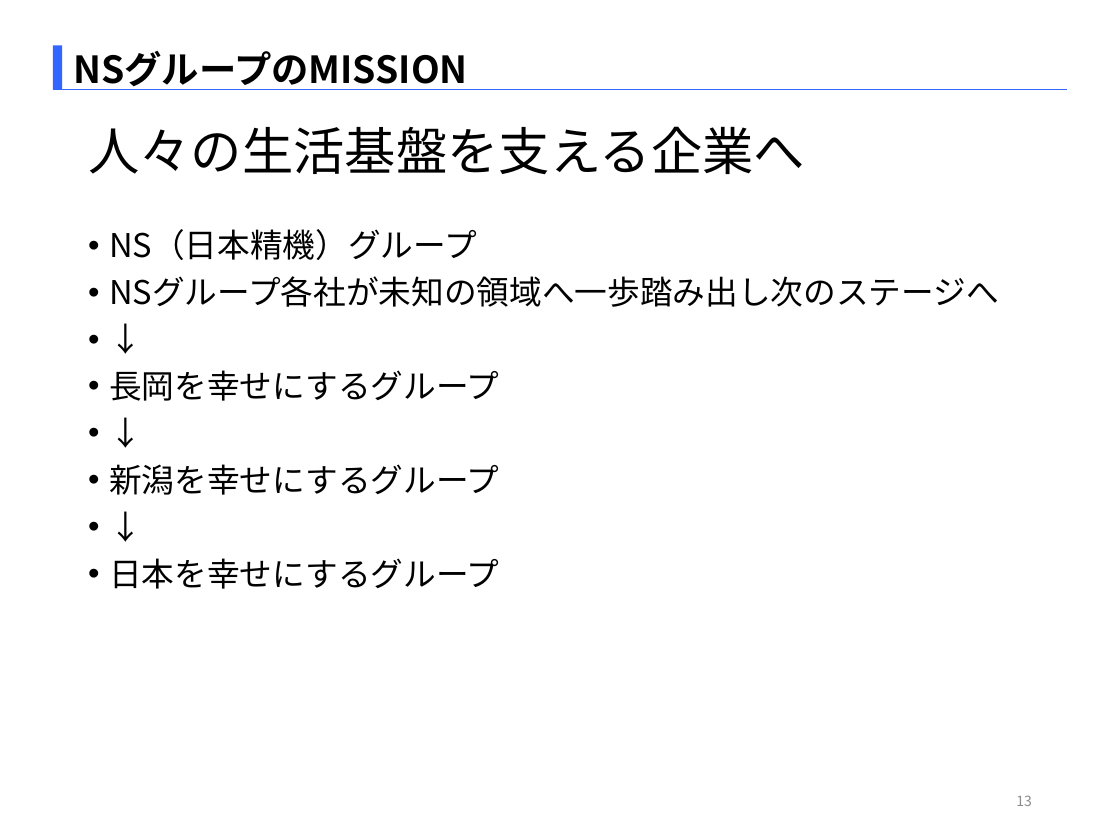
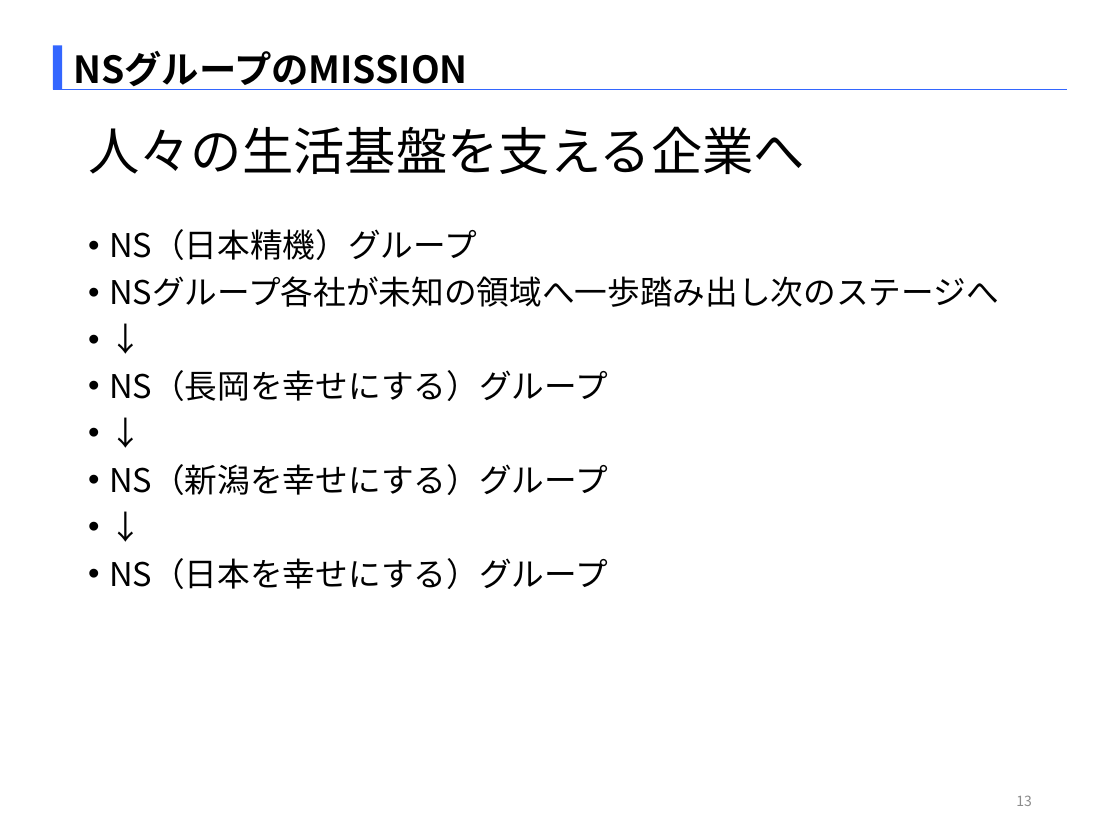
Before and after one commit to SITH-YN/PythonTool, a slide deck: slide 13 of Temp/EMB本部_中村洋太_290863_[HPC解析_CC&ECサービス].pptx. Drawn at 1120x840 pixels with LibreOffice and Linux fonts; fonts in the diff are those of the drawing. Boxes give left, top, right and bottom in pixels: in the first picture for what was removed or moved away, otherwise in the second. Text is boxed around its words. In the diff, an @@ line names an element or a change of style, - is before the commit and + after.

```diff
--- a/Temp/EMB本部_中村洋太_290863_[HPC解析_CC&ECサービス].pptx
+++ b/Temp/EMB本部_中村洋太_290863_[HPC解析_CC&ECサービス].pptx
@@ text at <box>109,370,608,401</box>: text changed @@
-• 長岡を幸せにするグループ
+• NS（長岡を幸せにする）グループ
@@ text at <box>109,464,608,495</box>: text changed @@
-• 新潟を幸せにするグループ
+• NS（新潟を幸せにする）グループ
@@ text at <box>109,558,608,589</box>: text changed @@
-• 日本を幸せにするグループ
+• NS（日本を幸せにする）グループ
```
Also in this commit, not shown: 10 other slides changed.
